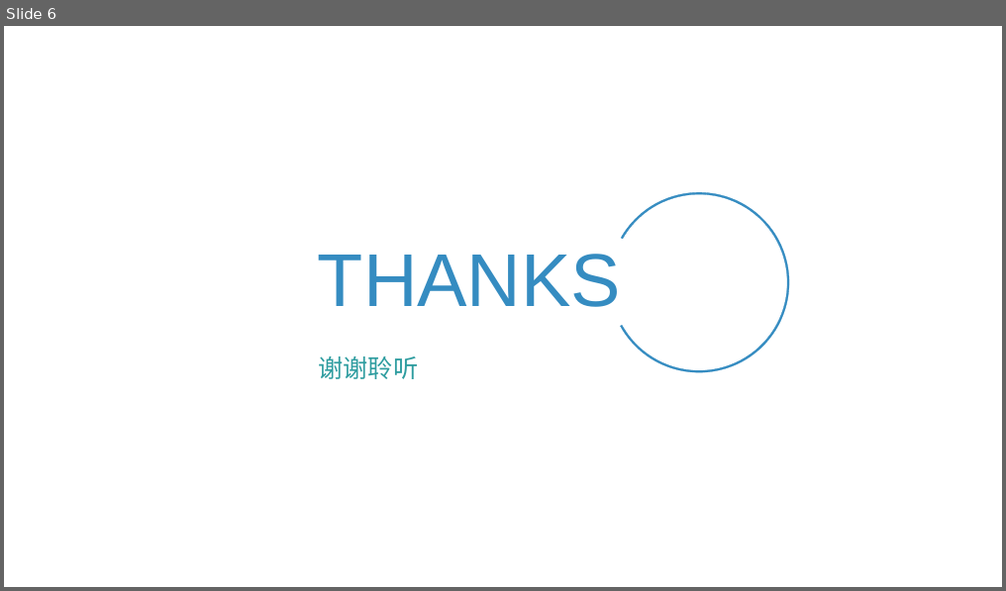
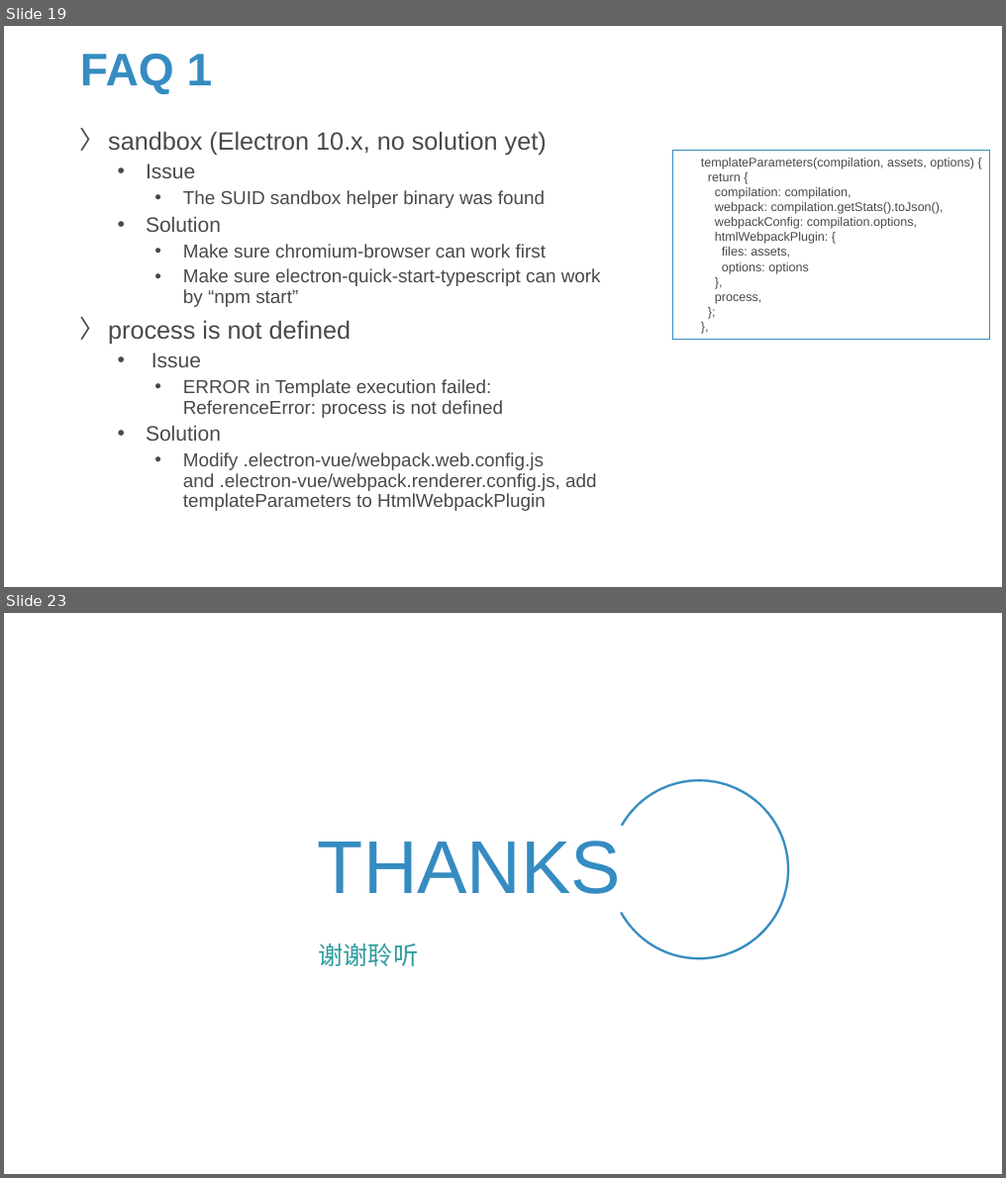
Before and after one commit to Sparks-Lu/TechNotes, a slide deck: Web/Electron-Notes.pptx. Shown one above the other, each under a label of ours: slide 6 before the commit, slides 19 and 23 after it; the slides between them are not shown. The pictures are 1006x591 and 1006x1178 pixels, drawn with LibreOffice and Linux fonts; fonts in the diff are those of the drawing; background and template pictures are left out. Boxes give left, top, right and bottom in pixels: in the first picture for what was removed or moved away, otherwise in the second. Text is boxed around its words. In the diff, an @@ line names an element or a change of style, - is before the commit and + after.

```diff
--- a/Web/Electron-Notes.pptx
+++ b/Web/Electron-Notes.pptx
@@ slide 19 added at bbox=[4, 26, 1002, 587], background picture (left out) @@
@@ title added at bbox=[80, 53, 213, 94], 44 pt, text #358CC1, bold @@
+FAQ 1
@@ text added at bbox=[108, 131, 601, 511], 18 pt, text #47494B @@
+〉 sandbox (Electron 10.x, no solution yet)
+  • Issue
+    • The SUID sandbox helper binary was found
+  • Solution
+    • Make sure chromium-browser can work first
+    • Make sure electron-quick-start-typescript can work by “npm start”
+〉 process is not defined
+  • Issue
+    • ERROR in Template execution failed: ReferenceError: process is not defined
+  • Solution
+    • Modify .electron-vue/webpack.web.config.js and .electron-vue/webpack.renderer.config.js, add templateParameters to HtmlWebpackPlugin
@@ rectangle added at bbox=[673, 151, 991, 340], outline #358CC1 0.75 pt, 12 pt, text #47494B @@
+templateParameters(compilation, assets, options) {
+return {
+compilation: compilation,
+webpack: compilation.getStats().toJson(),
+webpackConfig: compilation.options,
+htmlWebpackPlugin: {
+files: assets,
+options: options
+},
+process,
+};
+},
@@ what was slide 6 is now slide 23 @@
```
Also in this commit, not shown: 4 slides changed, 16 other slides added, 11 other files.
